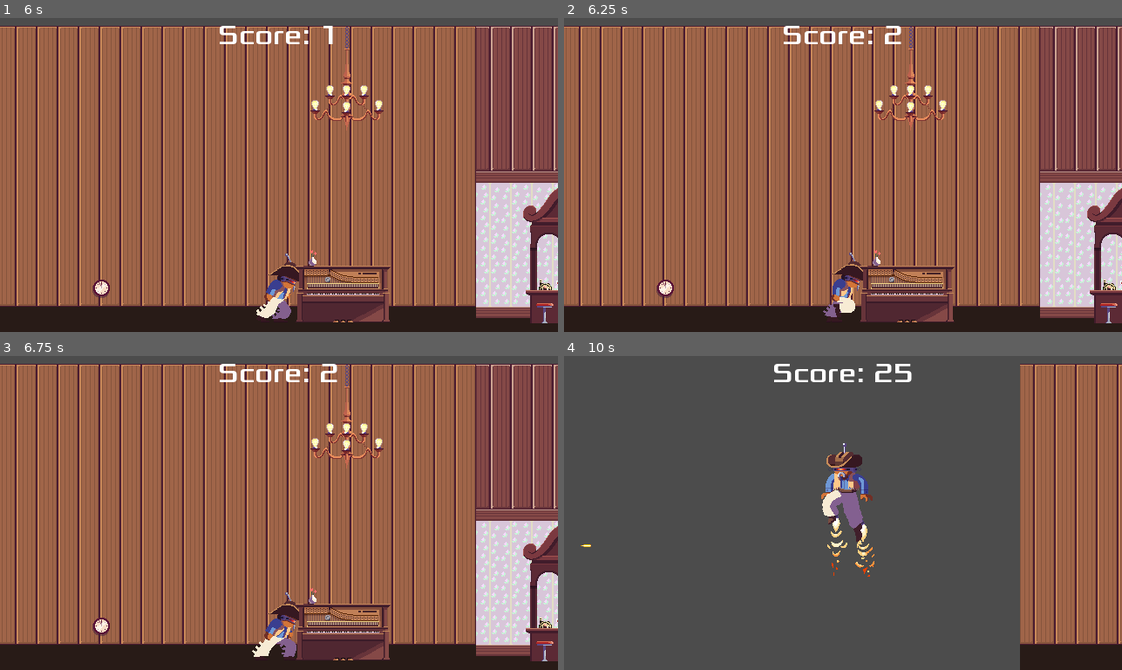
Above: before the commit, frames 1-4 (two rows, left to right).
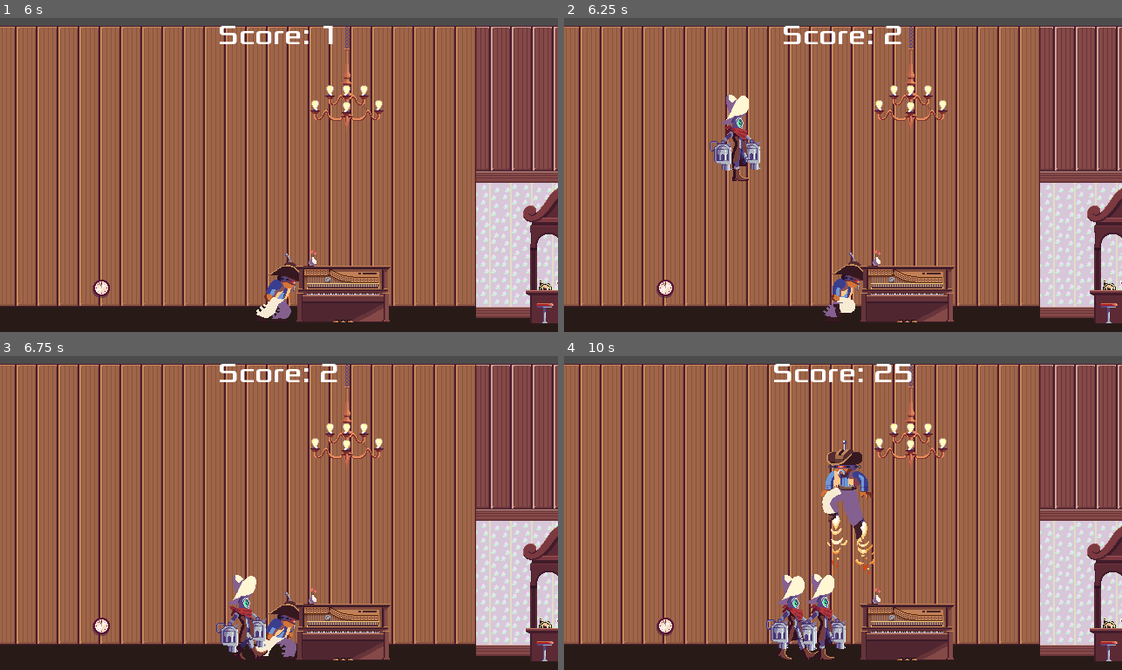
Above: after the commit, the same moments.

Repository: ttalexander2/Galactic-Hoedown-Showdown
Game: Godot game, scene res://Opening.tscn
Same seed, same stepped clock (60 frames per second), same inputs: the game is played once before the commit and once after it.
Inputs (mouse positions are in pixels of both pictures, inside the frame that each line leads up to):
- Up to frame 1 (6 s): tap Enter (ui_accept) at 0.5, 0.6, 0.77, 1.07, 1.35, 1.52, 1.82, 2.1, 2.75, 2.85, 3.02, 3.32, 3.5, 3.6, 3.77, 4.07, 4.35, 4.52, 4.82, 5.1, 5.85 s; move the mouse to (251, 237) at 0.52 s; hold Space (ui_up) 0.53-2.03 s; click (251, 237) at 0.67 s; move the mouse to (446, 222) at 1.27 s; move the mouse to (111, 127) at 2.02 s; hold Left (ui_left) 2.03-3.53 s; move the mouse to (306, 175) at 2.77 s; click (306, 175) at 2.92 s; move the mouse to (195, 96) at 3.52 s; hold Down (ui_down) 3.53-4.28 s; move the mouse to (279, 291) at 4.27 s; hold Right (ui_right) 4.28-5.03 s; click (279, 291) at 4.42 s; move the mouse to (167, 190) at 5.02 s; hold Space (ui_up) 5.03-5.78 s; click (167, 190) at 5.17 s; move the mouse to (334, 105) at 5.77 s; hold Right (ui_right) from 5.78 s (still down)
- Up to frame 2 (6.25 s): keep holding Right (ui_right); tap Enter (ui_accept) at 6.02 s
- Up to frame 3 (6.75 s): keep holding Right (ui_right); tap Enter (ui_accept) at 6.32, 6.6 s; move the mouse to (251, 575) at 6.52 s
- Up to frame 4 (10 s): tap Enter (ui_accept) at 6.77, 7.07, 7.35, 7.52, 7.82, 8.1, 8.85, 9.02, 9.32, 9.6, 9.77 s; move the mouse to (1010, 560) at 7.27 s; click (1010, 560) at 7.42 s; move the mouse to (675, 465) at 8.02 s; release Right (ui_right) at 8.03 s; hold Down (ui_down) 8.03-8.78 s; move the mouse to (870, 513) at 8.77 s; hold Left (ui_left) 8.78-9.53 s; move the mouse to (759, 434) at 9.52 s; hold Space (ui_up) from 9.53 s (still down); click (759, 434) at 9.67 s

Frame 1 is identical in both runs. In frame 2, 1.2% of the frame differs, in the area x 26-36%, y 24-52%; in frame 3, 1.2%; in frame 4, 92%, in the area x 0-100%, y 2-100%.

Commit message:
Added random enemy spawn functionality.

Diff:
--- a/Main.gd
+++ b/Main.gd
@@ -4,6 +4,8 @@
 # Declare member variables here. Examples:
 # var a = 2
 # var b = "text"
+export (PackedScene) var enemy
+
 onready var hud = $HUD
 var score = 0
 
@@ -20,7 +22,12 @@
 	false,
 ]
 
+var rng = RandomNumberGenerator.new()
 onready var player = get_node("/root/Main/Player")
+onready var playerSpawn = [get_node("/root/Main/Player/Spawn0"),
+					get_node("/root/Main/Player/Spawn1"),
+					get_node("/root/Main/Player/Spawn2"),
+					get_node("/root/Main/Player/Spawn3")]
 
 # Called when the node enters the scene tree for the first time.
 func _ready():
@@ -72,3 +79,9 @@
 	if $Player.lives > 0:
 		score += 1
 		hud.update_score(score)
+
+func spawnEnemies():
+	var index = rng.randi_range(0,3)
+	var bg = enemy.instance()
+	get_node("/root/Main").add_child(bg)
+	bg.global_position = playerSpawn[index].global_position
--- a/Main.tscn
+++ b/Main.tscn
@@ -23,6 +23,11 @@
 
 [node name="Main" type="Node2D"]
 script = ExtResource( 7 )
+enemy = ExtResource( 5 )
+
+[node name="EnemySpawnTimer" type="Timer" parent="."]
+wait_time = 2.0
+autostart = true
 
 [node name="LevelStruct" type="Node" parent="."]
 
@@ -143,4 +148,5 @@
 
 [node name="Stairs" parent="." instance=ExtResource( 20 )]
 position = Vector2( 1239.46, 263.221 )
+[connection signal="timeout" from="EnemySpawnTimer" to="." method="spawnEnemies"]
 [connection signal="timeout" from="ScoreTimer" to="." method="_on_ScoreTimer_timeout"]
--- a/Player.tscn
+++ b/Player.tscn
@@ -224,7 +224,7 @@
 offset = Vector2( 10, 0 )
 vframes = 6
 hframes = 7
-frame = 10
+frame = 7
 
 [node name="CollisionShape2D" type="CollisionShape2D" parent="."]
 position = Vector2( 0.093, 7.5 )
@@ -245,6 +245,9 @@
 active = true
 parameters/playback = SubResource( 34 )
 
+[node name="Spawn0" type="Position2D" parent="."]
+position = Vector2( 753.431, -499.844 )
+
 [node name="Spawn1" type="Position2D" parent="."]
 position = Vector2( -141.457, -183.649 )
 
@@ -253,9 +256,6 @@
 
 [node name="Spawn3" type="Position2D" parent="."]
 position = Vector2( -462.698, -330.18 )
-
-[node name="Spawn4" type="Position2D" parent="."]
-position = Vector2( 753.431, -499.844 )
 
 [node name="Voice" type="AudioStreamPlayer2D" parent="."]
 stream = SubResource( 35 )
